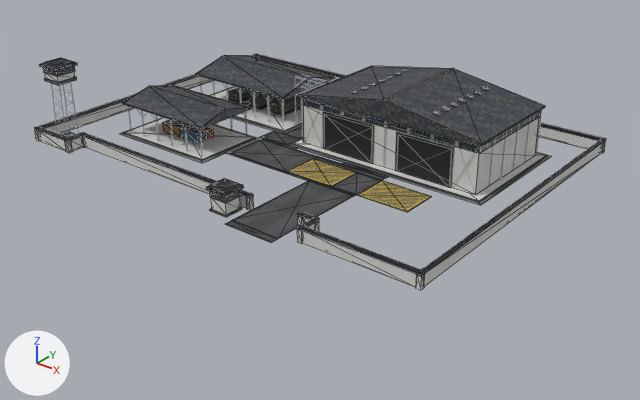
A saved change to the glTF model Models/abm_plant.glb.
Both versions are drawn from a 50 mm lens placed at (126.6, -156.7, 82.8), pointed at (6.1, -6.1, -10.5). Every picture has the same lights, and +X, +Y and +Z are marked at lower left. The first picture is the older version. Mesh edges are drawn as thin lines on the coarser meshes. Vertices at exactly the same position are counted once.

Before the edit, the objects in view are built like this:
```python
me_plt_l1_concdark_007 = bpy.data.meshes.new('PLT_L1_ConcDark.007')
me_plt_l1_concdark_007.from_pydata(...)  # 48 vertices, 72 faces; spans x -53.7..47.9, y -41.5..29.9, z 0.0..16.0
me_plt_l1_concdark_007.materials.append(mat_mat_no_concrete_dark)  # picture img_tex_no_concrete_dark
me_plt_l1_conclight_007 = bpy.data.meshes.new('PLT_L1_ConcLight.007')
me_plt_l1_conclight_007.from_pydata(...)  # 224 vertices, 336 faces; spans x -56.5..56.5, y -41.2..40.5, z 0.0..19.0
me_plt_l1_conclight_007.materials.append(mat_mat_no_concrete_light)  # picture img_tex_no_concrete_light
me_plt_l1_doorcorr_007 = bpy.data.meshes.new('PLT_L1_DoorCorr.007')
me_plt_l1_doorcorr_007.from_pydata(...)  # a box spanning x 3.5..17.5, y -1.2..-1.0, z 0.5..9.5; a box spanning x 24.5..38.5, y -1.2..-1.0, z 0.5..9.5
me_plt_l1_doorcorr_007.materials.append(mat_mat_no_door_corrugated)  # picture img_tex_no_door_corrugated
ob_plt_l1_concdark = bpy.data.objects.new('PLT_L1_ConcDark', me_plt_l1_concdark_007)
ob_plt_l1_concdark.location = (0.0, 0.0, 0.0)
ob_plt_l1_conclight = bpy.data.objects.new('PLT_L1_ConcLight', me_plt_l1_conclight_007)
ob_plt_l1_conclight.location = (0.0, 0.0, 0.0)
ob_plt_l1_doorcorr = bpy.data.objects.new('PLT_L1_DoorCorr', me_plt_l1_doorcorr_007)
ob_plt_l1_doorcorr.location = (0.0, 0.0, 0.0)
# also in view: 'PLT_L1_HatchZone' at (21.0, -11.5, 0.1); 'PLT_L1_MilOlive' at (-29.0, 2.0, 2.0); 'PLT_L1_RoofCorr' at (-4.2, -7.0, 12.4); 'PLT_L1_SteelTruss' at (0.0, 0.0, 7.9); 'PLT_L1_Asphalt' at (4.9, -8.0, 0.1)
```
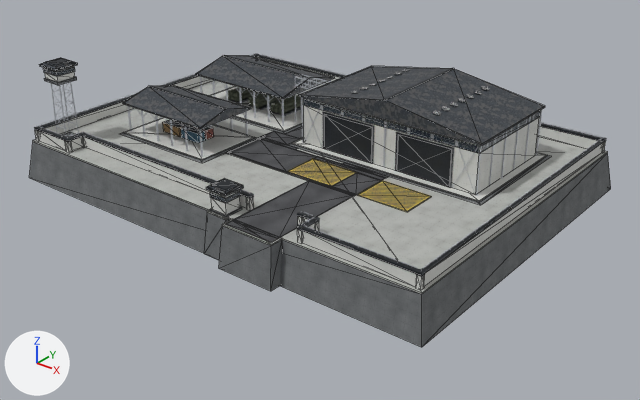
Edits to the bpy script that builds the scene:
```text
Add img_tex_no_concrete_mid:
    img_tex_no_concrete_mid = load_image('tex_no_concrete_mid', '_unpacked/tex_no_concrete_mid', 512, 512, 'sRGB')
Add mat_mat_no_concrete_mid:
    mat_mat_no_concrete_mid = principled_material('Mat_NO_Concrete_Mid')
    mat_mat_no_concrete_mid.texture = img_tex_no_concrete_mid
    mat_mat_no_concrete_mid.roughness = 0.88
Change me_plt_l1_concdark_007:
    used by ob_plt_l1_concdark; location = (0.0, 0.0, 0.0)
    remove me_plt_l1_concdark_007.from_pydata(...)  # 48 vertices, 72 faces; spans x -53.7..47.9, y -41.5..29.9, z 0.0..16.0
    add me_plt_l1_concdark_007.from_pydata(...)  # 72 vertices, 108 faces; spans x -58.8..58.8, y -45.5..42.8, z -10.0..16.0
    me_plt_l1_concdark_007 part 1
    8 vertices are added at x -58.8..58.8, y -42.8..42.8, z -10.0..-0.3
    12 new faces join them
    me_plt_l1_concdark_007 part 2
    16 vertices are added at x 4.1..25.2, y -45.5..-41.2, z -9.9..-0.3
    24 new faces join them
Add me_plt_l1_concmid_001:
    me_plt_l1_concmid_001.from_pydata(...)  # a box spanning x -57.2..57.2, y -41.2..41.2, z -0.4..0.0; a box spanning x 4.6..10.2, y -41.9..-41.2, z -0.4..0.0; a box spanning x 11.4..24.6, y -44.4..-41.2, z -0.4..0.0
    me_plt_l1_concmid_001.materials.append(mat_mat_no_concrete_mid)  # picture img_tex_no_concrete_mid
Add ob_plt_l1_concmid:
    ob_plt_l1_concmid = bpy.data.objects.new('PLT_L1_ConcMid', me_plt_l1_concmid_001)
    ob_plt_l1_concmid.location = (0.0, 0.0, 0.0)
```

Pixel boxes (x1, y1, x2, y2) of what changed, in the pictures (640 x 400 px):
'PLT_L1_ConcDark', reshaped (15% wider, 92% taller)
    before: (44, 77, 551, 217)
    after: (29, 77, 611, 347)
'PLT_L1_ConcMid', added
    after: (33, 80, 608, 294)
part 1 of me_plt_l1_concdark_007, added
    after: (29, 142, 611, 347)
part 2 of me_plt_l1_concdark_007, added
    after: (204, 213, 282, 291)
